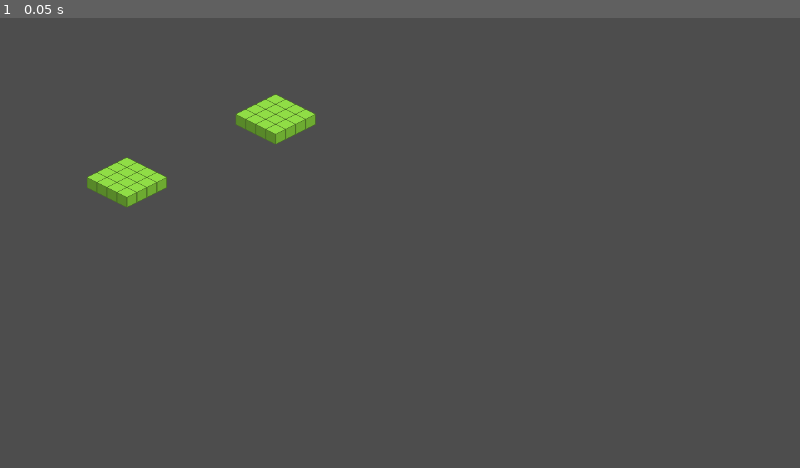
Above: before the commit, frame 1.
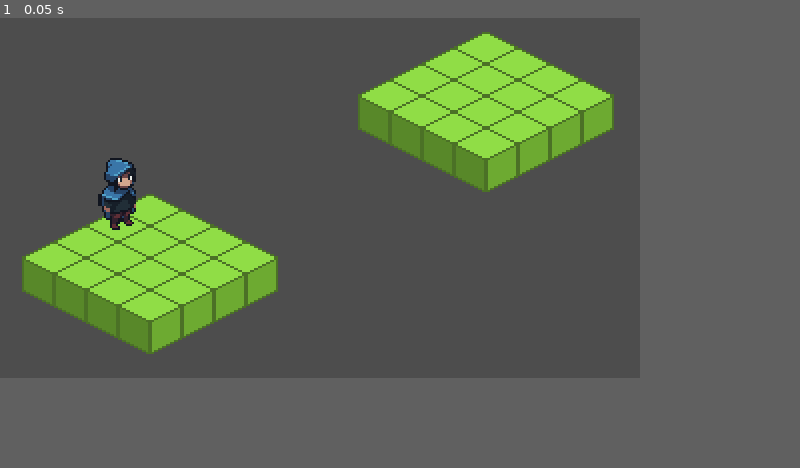
Above: after the commit, the same moment.

Repository: mprads/GridAutoBattler
Game: Godot game, scene res://scenes/main.tscn
Two runs of this game, one before a commit and one after it. Both use one fixed random seed, a clock stepped at 60 frames per second and the inputs below.
Inputs:
- Up to frame 1 (0.05 s): no input
In our replay, the window is 800x450 before the commit and 640x360 after it. These sizes can differ from the game's own. Grey fills any space a smaller window leaves; there, only what the larger window draws over its background counts as a difference.

The runs differ from the first frame. In frame 1, 15% of the frame differs, in the area x 2-77%, y 3-75%.

Commit message:
Created party and unit pool auto loads and arena manager to pull and render party

Diff:
--- a/project.godot
+++ b/project.godot
@@ -15,12 +15,18 @@
 config/features=PackedStringArray("4.2", "GL Compatibility")
 config/icon="res://icon.svg"
 
+[autoload]
+
+Party="*res://scenes/auto_load/party.tscn"
+UnitPool="*res://scenes/auto_load/unit_pool.tscn"
+
 [display]
 
-window/size/viewport_width=640
-window/size/viewport_height=360
+window/size/viewport_width=320
+window/size/viewport_height=180
 window/size/window_width_override=1280
 window/size/window_height_override=720
+window/stretch/mode="viewport"
 
 [rendering]
 
--- /dev/null
+++ b/scenes/arena_manager.gd
@@ -0,0 +1,18 @@
+extends Node2D
+
+@export var unit_object: PackedScene
+
+@onready var tile_controller = $"../TileController"
+
+var party: Array[Unit] = []
+
+func _ready() -> void:
+	#party = Party.get_party()
+	party.push_back(UnitPool.get_random())
+
+	for unit in party:
+		var unit_instance = unit_object.instantiate()
+		var player_party = get_tree().get_first_node_in_group("PlayerParty")
+		unit_instance.set_unit_type(unit)
+		player_party.add_child(unit_instance)
+		unit_instance.global_position = Vector2(58, 87)
--- /dev/null
+++ b/scenes/arena_manager.tscn
@@ -0,0 +1,6 @@
+[gd_scene load_steps=2 format=3 uid="uid://b1scgv3qc7jdg"]
+
+[ext_resource type="Script" path="res://scenes/arena_manager.gd" id="1_ax5td"]
+
+[node name="ArenaManager" type="Node2D"]
+script = ExtResource("1_ax5td")
--- /dev/null
+++ b/scenes/auto_load/party.gd
@@ -0,0 +1,15 @@
+extends Node
+
+var party: Array[Unit] = []
+
+
+func add_member_to_party() -> void:
+	pass
+
+
+func remove_member_to_party() -> void:
+	pass
+
+
+func get_party() -> Array[Unit]:
+	return party
--- /dev/null
+++ b/scenes/auto_load/party.tscn
@@ -0,0 +1,6 @@
+[gd_scene load_steps=2 format=3 uid="uid://bbyy6m0pe2ylj"]
+
+[ext_resource type="Script" path="res://scenes/auto_load/party.gd" id="1_wcp21"]
+
+[node name="Party" type="Node"]
+script = ExtResource("1_wcp21")
--- /dev/null
+++ b/scenes/auto_load/unit_pool.gd
@@ -0,0 +1,7 @@
+extends Node
+#TODO: turn this into a weighted table
+@export var pool: Array[Unit] = []
+
+
+func get_random() -> Unit:
+	return pool[0]
--- /dev/null
+++ b/scenes/auto_load/unit_pool.tscn
@@ -0,0 +1,8 @@
+[gd_scene load_steps=3 format=3 uid="uid://c4suq7le27ejg"]
+
+[ext_resource type="Script" path="res://scenes/auto_load/unit_pool.gd" id="1_kj68x"]
+[ext_resource type="Resource" uid="uid://cmsxkcq254y7v" path="res://resources/units/thief.tres" id="2_kl5ew"]
+
+[node name="UnitPool" type="Node"]
+script = ExtResource("1_kj68x")
+pool = Array[Resource("res://resources/units/unit.gd")]([ExtResource("2_kl5ew")])
--- a/scenes/main.tscn
+++ b/scenes/main.tscn
@@ -1,16 +1,26 @@
-[gd_scene load_steps=3 format=3 uid="uid://oqgf5deknu8b"]
+[gd_scene load_steps=5 format=3 uid="uid://oqgf5deknu8b"]
 
 [ext_resource type="PackedScene" uid="uid://c0eoxlqwa3x2c" path="res://assets/environment/tile_map.tscn" id="1_24gsr"]
+[ext_resource type="PackedScene" uid="uid://b1scgv3qc7jdg" path="res://scenes/arena_manager.tscn" id="1_37j36"]
 [ext_resource type="PackedScene" uid="uid://c63pwjkwq7hgu" path="res://scenes/controllers/tile_controller.tscn" id="2_d5i6f"]
+[ext_resource type="PackedScene" uid="uid://cmgc0d7tn6a13" path="res://scenes/game_objects/unit.tscn" id="2_p407t"]
 
 [node name="Main" type="Node2D"]
+
+[node name="Camera2D" type="Camera2D" parent="."]
+position = Vector2(159, 89)
+
+[node name="ArenaManager" parent="." instance=ExtResource("1_37j36")]
+unit_object = ExtResource("2_p407t")
 
 [node name="TileController" parent="." node_paths=PackedStringArray("player_tile_map", "enemy_tile_map") instance=ExtResource("2_d5i6f")]
 player_tile_map = NodePath("../PlayersMap")
 enemy_tile_map = NodePath("../EnemiesMap")
 
 [node name="PlayersMap" parent="." instance=ExtResource("1_24gsr")]
-position = Vector2(187, 223)
+position = Vector2(58, 87)
 
 [node name="EnemiesMap" parent="." instance=ExtResource("1_24gsr")]
-position = Vector2(425, 122)
+position = Vector2(226, 6)
+
+[node name="PlayerParty" type="Node2D" parent="." groups=["PlayerParty"]]
Not shown, changed: .gitignore
